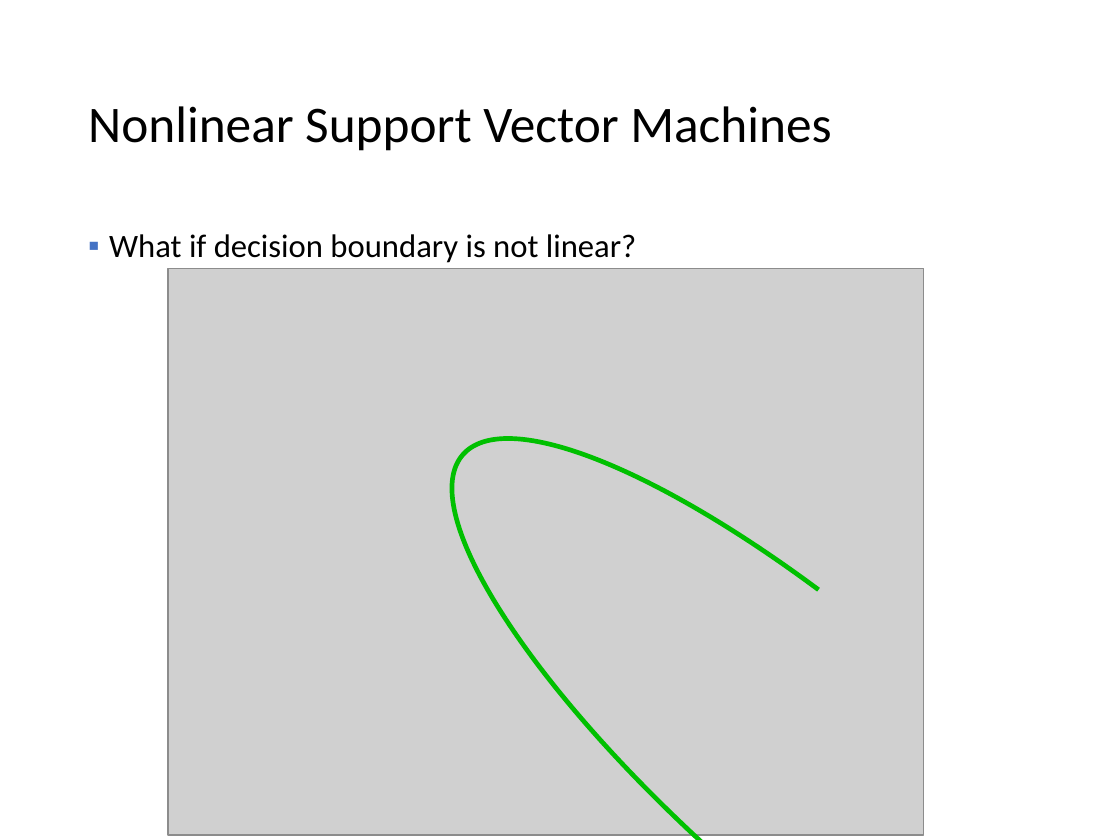
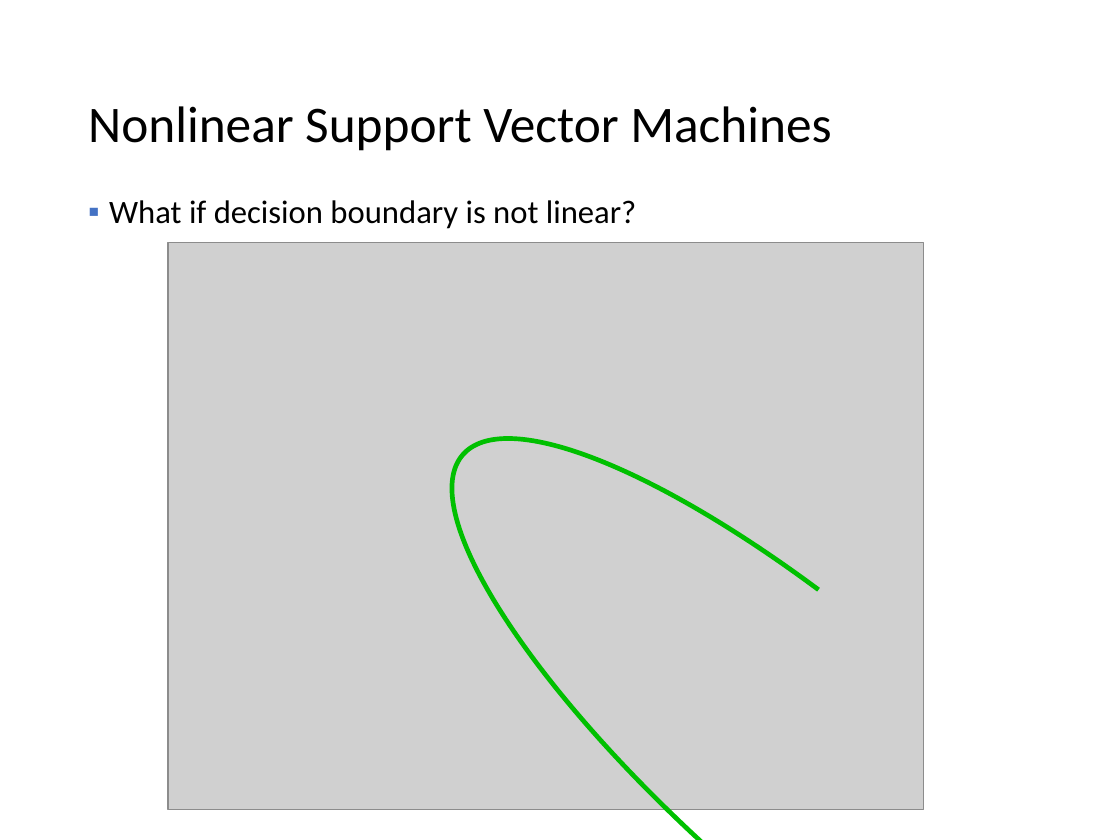
Before and after one commit to mhahsler/Introduction_to_Data_Mining_R_Examples, a slide deck: slide 68 of slides/chap4_alternative_classification.pptx (slide 69 before the commit). Drawn at 1120x840 pixels with LibreOffice and Linux fonts; fonts in the diff are those of the drawing; grey boxes stand for pictures. Boxes give left, top, right and bottom in pixels: in the first picture for what was removed or moved away, otherwise in the second. Text is boxed around its words. In the diff, an @@ line names an element or a change of style, - is before the commit and + after.

```diff
--- a/slides/chap4_alternative_classification.pptx
+++ b/slides/chap4_alternative_classification.pptx
@@ text "What if decision boundary is ...": place and size @@
-text "What if decision boundary is ..." at [109, 234, 637, 263]
+text "What if decision boundary is ..." at [109, 200, 637, 229]
@@ picture: place and size @@
-picture at [168, 269, 924, 836]
+picture at [168, 243, 924, 810]
```
Also in this commit, not shown: 10 other slides changed, 1 slide removed, 1 other file.
